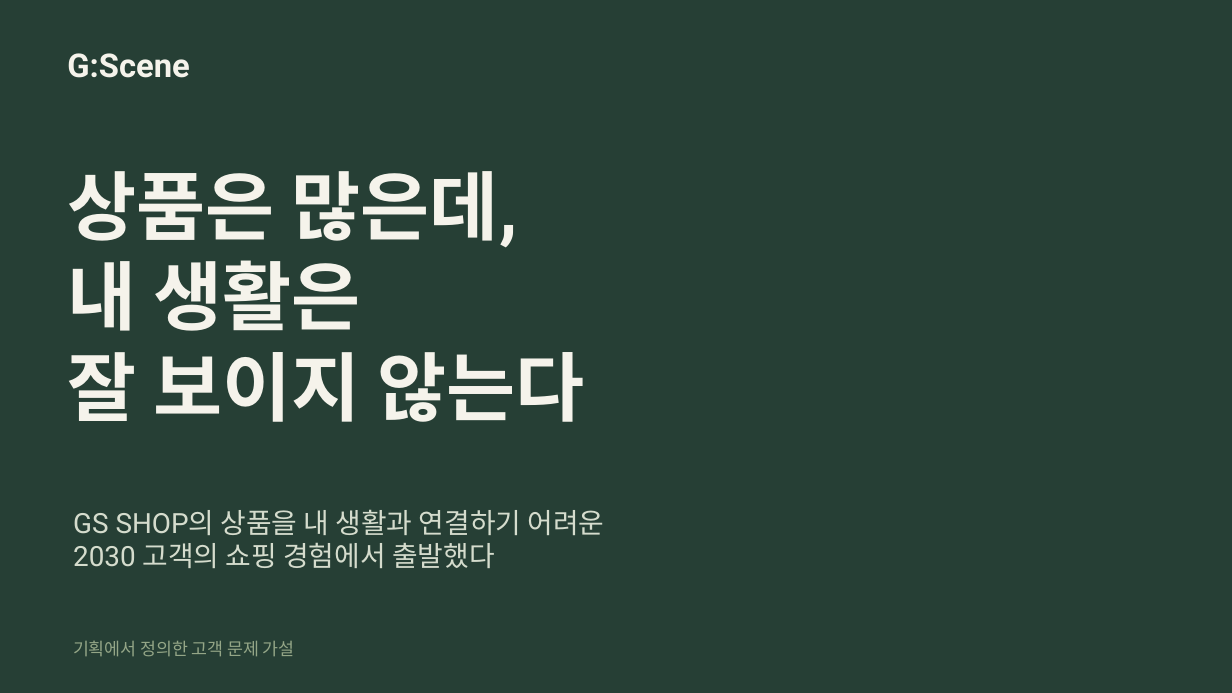
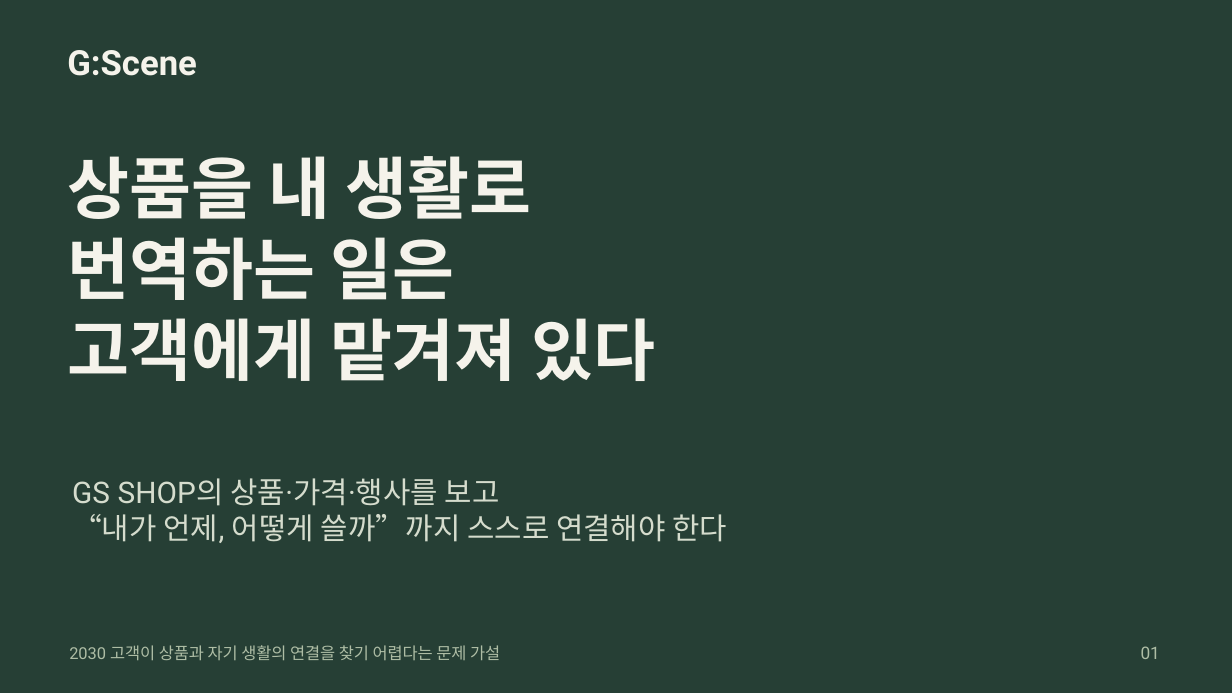
Before and after one commit to HyoJuJang/makmeaning, a slide deck: slide 1 of docs/presentation/GScene_Final_52g.pptx. Drawn at 1232x693 pixels with LibreOffice and Linux fonts; fonts in the diff are those of the drawing. Boxes give left, top, right and bottom in pixels: in the first picture for what was removed or moved away, otherwise in the second. Text is boxed around its words. In the diff, an @@ line names an element or a change of style, - is before the commit and + after.

```diff
--- a/docs/presentation/GScene_Final_52g.pptx
+++ b/docs/presentation/GScene_Final_52g.pptx
@@ text "G:Scene" at box(67, 50, 197, 76): size 25.5 to 27 pt @@
@@ text at box(67, 156, 655, 381): text changed; size 58.5 to 52.5 pt @@
-상품은 많은데,
-내 생활은
-잘 보이지 않는다
+상품을 내 생활로
+번역하는 일은
+고객에게 맡겨져 있다
@@ text at box(72, 478, 728, 543): text changed; size 21.8 to 23.2 pt @@
-GS SHOP의 상품을 내 생활과 연결하기 어려운
-2030 고객의 쇼핑 경험에서 출발했다
+GS SHOP의 상품·가격·행사를 보고
+“내가 언제, 어떻게 쓸까”까지 스스로 연결해야 한다
@@ text at box(69, 645, 500, 660): text changed; size 13.5 to 12.8 pt; text colour #94A687 to #AEBDA5 @@
-기획에서 정의한 고객 문제 가설
+2030 고객이 상품과 자기 생활의 연결을 찾기 어렵다는 문제 가설
@@ text added at box(1141, 646, 1160, 659), 13.5 pt, text #AEBDA5 @@
+01
```
Also in this commit, not shown: 1 other slide changed, 3 slides added, 3 slides removed, 43 other files.
